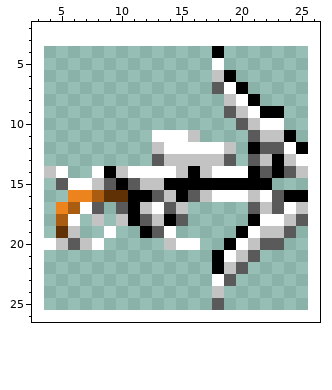
File history of a pixel-art sprite, items/active/weapons/tennobound/tenno-ballistica/tenno-ballistica-i.png. Above: the version before the commit.
The file is 22x22 pixels. Shown: x 3..26, y 2..26. The old version is drawn lined up with the new one, on the new canvas.
New version:
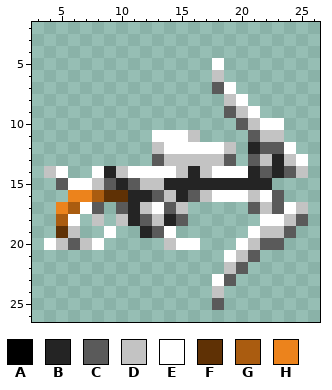
Palette (. is transparent): A #000000  B #242424  C #5a5a5a  D #c3c3c3  E #ffffff  F #5f3105  G #aa5c10  H #ec831c
From old to new:
canvas 22x22 -> 30x30, the old top-left corner now at 4,4
Changed rows in their new state; - is an unchanged pixel.
first column x 9:
 4 ---------.-------
 6 ----------.------
 7 -----------.-----
 8 ------------.----
 9 -------------..--
11 ---------------.-
12 ------------B---.
13 --------------B--
14 B------B----B-B--
15 -B---BBBBBBBBB---
16 --BB--B--------..
17 --B--------------
18 --B--B------.----
19 ---B-------.-----
20 ----------.------
21 ---------.-------
22 ---------.-------
